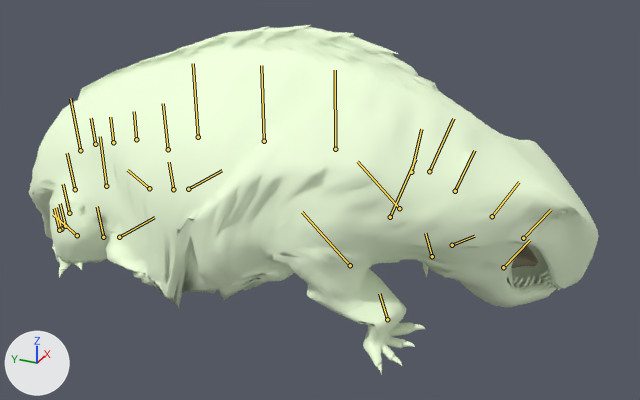
Two versions of the glTF model bichos/modelos/lystrosaurus.glb, one commit apart.
Camera for both pictures: a camera (50 mm lens) standing at (-1.044, -0.596, 0.62) and looking at (0.03, -0.113, 0.083). Every picture has the same lights, and +X, +Y and +Z are marked at lower left. The picture after the commit comes second. Both versions are drawn at frame 53 of the action 'dormir'; the numbers are the values there. The bones that change, and the others that lie on the model, are drawn over the model as lines.

In view in the first picture: 'moschops_malha_0', 'moschops_malha_1', 'moschops_malha_2'.
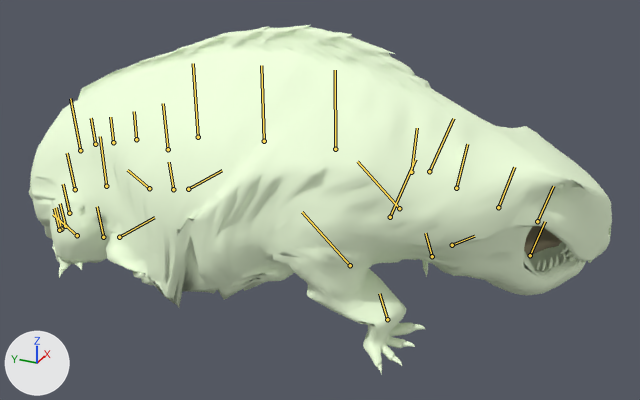
Where the change shows, as pixel boxes (x1, y1, x2, y2) in the pictures (640 x 400 px):
```json
{"object": "moschops_malha_0", "change": "posed", "before": [29, 25, 599, 375], "after": [29, 25, 612, 375]}
{"object": "moschops_malha_2", "change": "posed", "before": [511, 245, 538, 268], "after": [524, 226, 562, 256]}
{"bone": "pescoco_1", "before": "(411, 172) to (421, 129)", "after": "(411, 172) to (417, 128)"}
{"bone": "pescoco_2", "before": "(455, 191) to (474, 150)", "after": "(456, 188) to (467, 144)"}
{"bone": "pescoco_3", "before": "(492, 216) to (519, 182)", "after": "(498, 207) to (514, 167)"}
{"bone": "cabeca", "before": "(523, 238) to (551, 209)", "after": "(537, 221) to (553, 186)"}
```

Scene script edits in JSON lines:
```json
{"block": "bone_pescoco_1", "where": "bone_pescoco_1 = bpy.data.objects['moschops'].pose.bones['pescoco_1']  # child of 'coluna_3'"}
{"op": "set", "path": "bone_pescoco_1.rotation_quaternion", "old": "(0.992, 0.09, 0.09, 0.008)", "new": "(0.995, 0.045, 0.09, 0.004)", "note": "degrees (10, 10, 2) -> degrees (5, 10, 1)"}
{"block": "bone_pescoco_2", "where": "bone_pescoco_2 = bpy.data.objects['moschops'].pose.bones['pescoco_2']  # child of 'pescoco_1'"}
{"op": "set", "path": "bone_pescoco_2.rotation_quaternion", "old": "(0.992, 0.09, 0.09, 0.008)", "new": "(0.995, 0.045, 0.09, 0.004)", "note": "degrees (10, 10, 2) -> degrees (5, 10, 1)"}
{"block": "bone_pescoco_3", "where": "bone_pescoco_3 = bpy.data.objects['moschops'].pose.bones['pescoco_3']  # child of 'pescoco_2'"}
{"op": "set", "path": "bone_pescoco_3.rotation_quaternion", "old": "(0.992, 0.09, 0.09, 0.008)", "new": "(0.995, 0.045, 0.09, 0.004)", "note": "degrees (10, 10, 2) -> degrees (5, 10, 1)"}
{"block": "bone_cabeca", "where": "bone_cabeca = bpy.data.objects['moschops'].pose.bones['cabeca']  # child of 'pescoco_3'"}
{"op": "set", "path": "bone_cabeca.rotation_quaternion", "old": "(0.996, 0.047, 0.075, 0.004)", "new": "(0.997, 0.012, 0.075, 0.001)", "note": "degrees (5, 9, 1) -> degrees (1, 9, 0)"}
```
